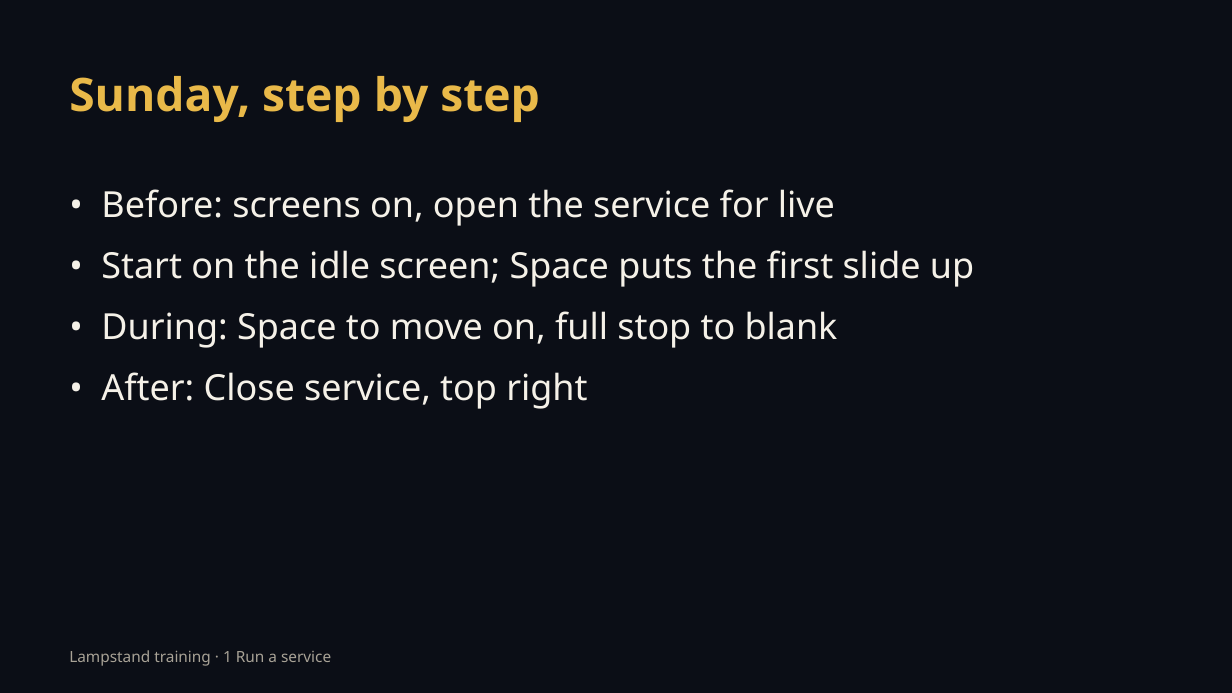
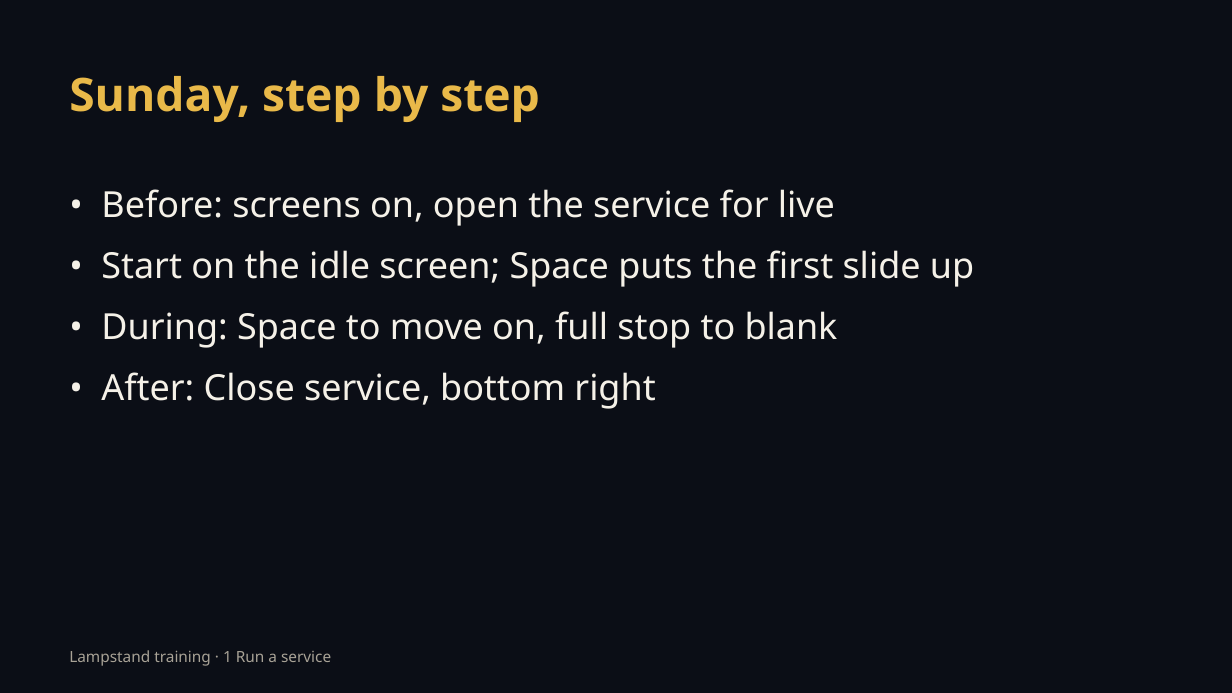
Before and after one commit to incrhst/lampstand, a slide deck: slide 2 of training/decks/t1-ready.pptx. Drawn at 1232x693 pixels with LibreOffice and Linux fonts; fonts in the diff are those of the drawing. Boxes give left, top, right and bottom in pixels: in the first picture for what was removed or moved away, otherwise in the second. Text is boxed around its words. In the diff, an @@ line names an element or a change of style, - is before the commit and + after.

```diff
--- a/training/decks/t1-ready.pptx
+++ b/training/decks/t1-ready.pptx
@@ text at (101,372,655,409): text changed @@
-• After: Close service, top right
+• After: Close service, bottom right
```
Also in this commit, not shown: 13 other files.
